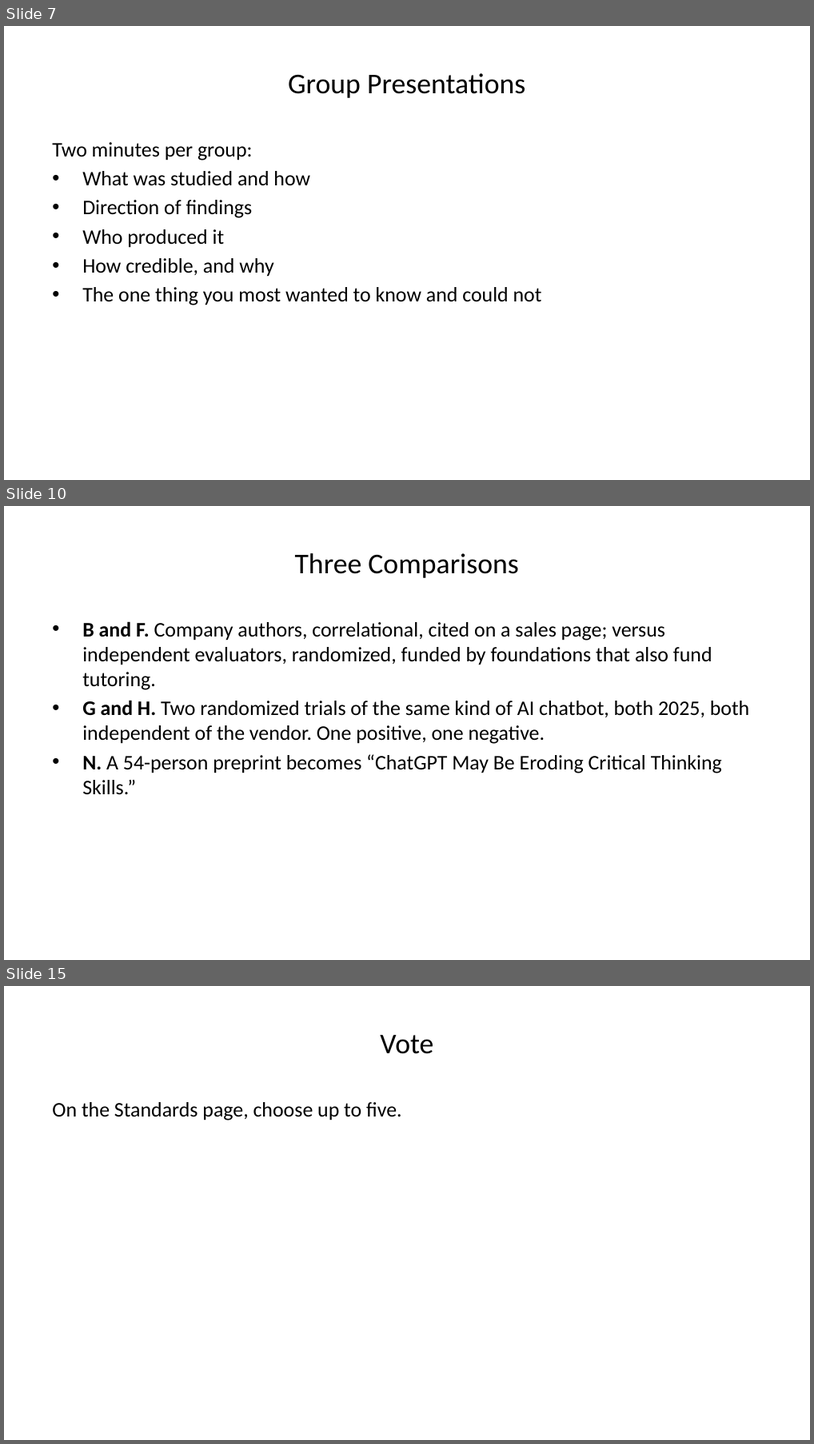
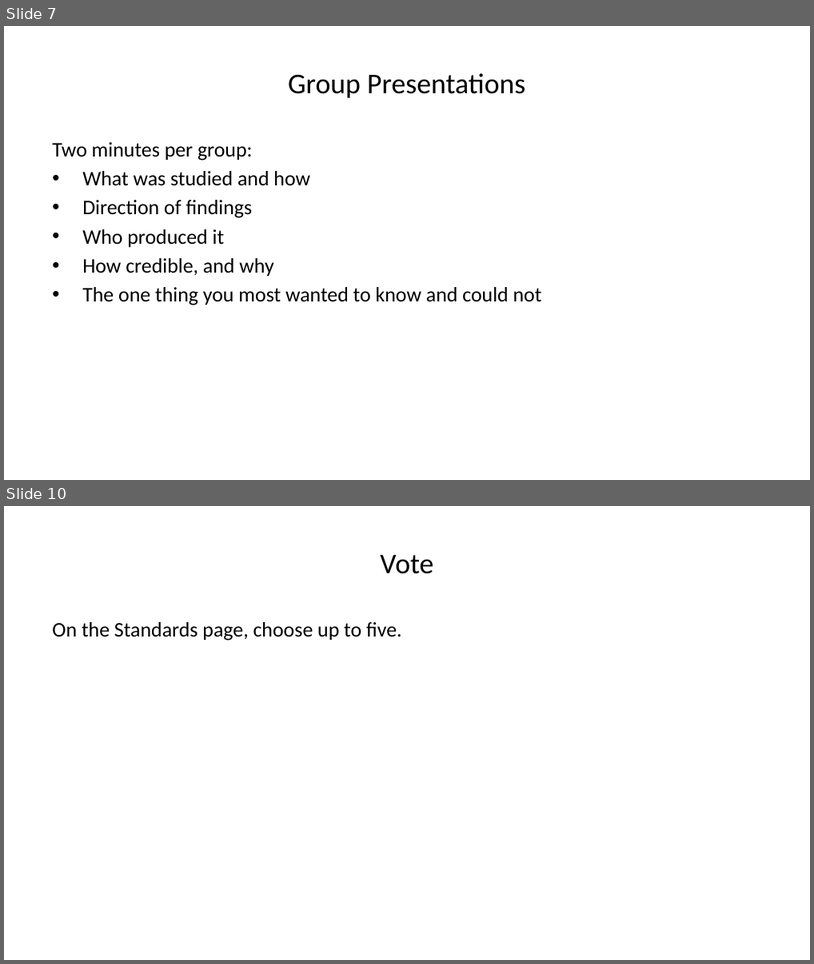
Before and after one commit to steffenerickson/edtech-evidence-lab, a slide deck: slides/output/edtech_slides_v2.pptx. Shown one above the other, each under a label of ours: slides 7, 10 and 15 before the commit, slides 7 and 10 after it; the slides between them are not shown. The pictures are 814x1444 and 814x964 pixels, drawn with LibreOffice and Linux fonts; fonts in the diff are those of the drawing. Boxes give left, top, right and bottom in pixels: in the first picture for what was removed or moved away, otherwise in the second. Text is boxed around its words. In the diff, an @@ line names an element or a change of style, - is before the commit and + after.

```diff
--- a/slides/output/edtech_slides_v2.pptx
+++ b/slides/output/edtech_slides_v2.pptx
@@ slide 10 removed at bbox=[4, 506, 810, 960], background #FFFFFF @@
@@ title removed at bbox=[295, 553, 519, 578] @@
-Three Comparisons
@@ text removed at bbox=[82, 621, 750, 795] @@
-• B and F. Company authors, correlational, cited on a sales page; versus independent evaluators, randomized, funded by foundations that also fund tutoring.
-• G and H. Two randomized trials of the same kind of AI chatbot, both 2025, both independent of the vendor. One positive, one negative.
-• N. A 54-person preprint becomes “ChatGPT May Be Eroding Critical Thinking Skills.”
@@ what was slide 15 is now slide 10 @@
```
Also in this commit, not shown: 4 slides changed, 1 slide added, 5 other slides removed, 10 other files.
